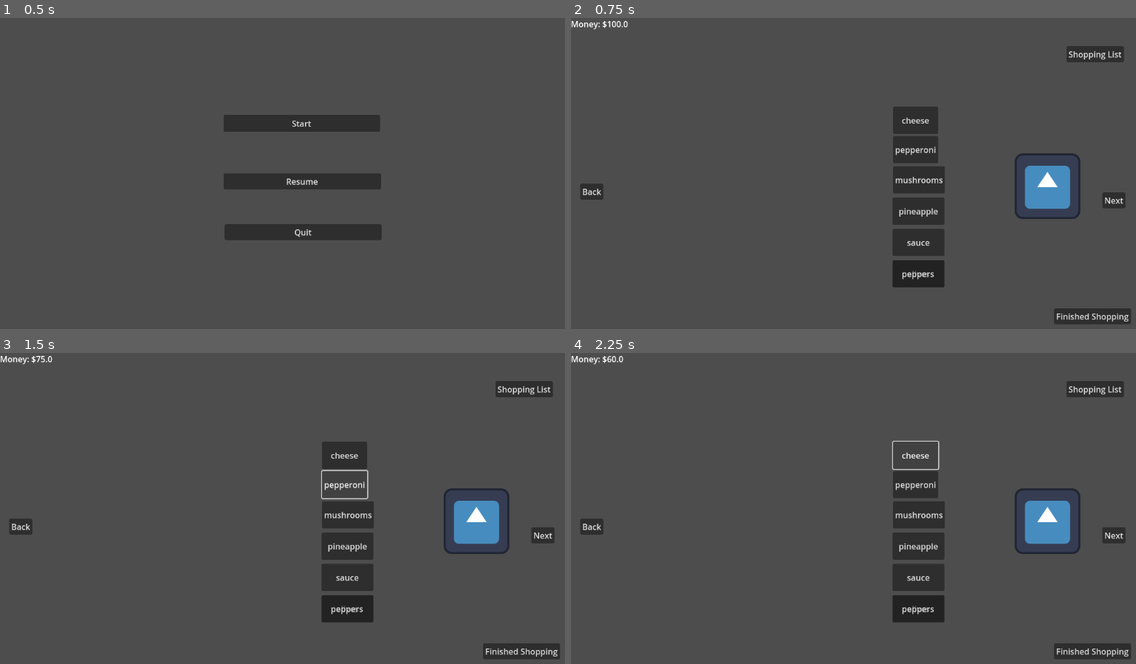
Above: before the commit, frames 1-4 (two rows, left to right).
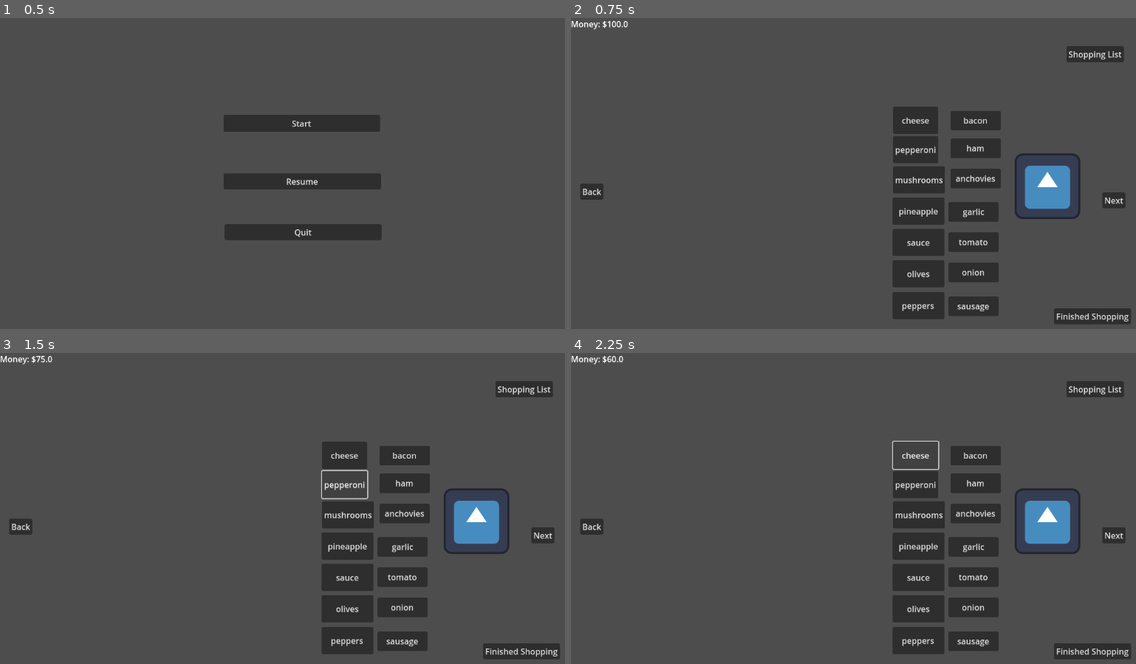
Above: after the commit, the same moments.

Repository: Leone2004/LandLockedLigersGame
Game: Godot game, scene res://Scenes/mainmenu.tscn
Two runs of this game, one before a commit and one after it. Both use one fixed random seed, a clock stepped at 60 frames per second and the inputs below. The engine's default icon, where the game draws it, is replaced by a stand-in: a white triangle on a blue panel in a dark square.
Inputs:
- Up to frame 1 (0.5 s): no input
- Up to frame 2 (0.75 s): click "Start" at 0.5 s
- Up to frame 3 (1.5 s): click "pepperoni" at 1.25 s
- Up to frame 4 (2.25 s): click "cheese" at 2 s

Frame 1 is identical in both runs. In frame 2, 4.5% of the frame differs, in the area x 56-77%, y 29-97%; in frame 3, 4.5%; in frame 4, 4.5%.

Commit message:
made all toppings w/ prices

Diff:
--- a/cookingupsuccessgame/Scenes/GroceryStore.tscn
+++ b/cookingupsuccessgame/Scenes/GroceryStore.tscn
@@ -101,10 +101,67 @@
 [node name="peppers" type="Button" parent="Control"]
 layout_mode = 0
 offset_left = 51.0
-offset_top = 148.0
-offset_right = 152.0
-offset_bottom = 201.0
+offset_top = 210.0
+offset_right = 152.0
+offset_bottom = 263.0
 text = "peppers"
+
+[node name="bacon" type="Button" parent="Control"]
+layout_mode = 0
+offset_left = 164.0
+offset_top = -143.0
+offset_right = 262.0
+offset_bottom = -105.0
+text = "bacon
+"
+
+[node name="ham" type="Button" parent="Control"]
+layout_mode = 0
+offset_left = 164.0
+offset_top = -89.0
+offset_right = 262.0
+offset_bottom = -51.0
+text = "ham"
+
+[node name="anchovies" type="Button" parent="Control"]
+layout_mode = 0
+offset_left = 164.0
+offset_top = -30.0
+offset_right = 262.0
+offset_bottom = 8.0
+text = "anchovies"
+
+[node name="garlic" type="Button" parent="Control"]
+layout_mode = 0
+offset_left = 160.0
+offset_top = 35.0
+offset_right = 258.0
+offset_bottom = 73.0
+text = "garlic"
+
+[node name="tomato" type="Button" parent="Control"]
+layout_mode = 0
+offset_left = 160.0
+offset_top = 94.0
+offset_right = 258.0
+offset_bottom = 132.0
+text = "tomato"
+
+[node name="onion" type="Button" parent="Control"]
+layout_mode = 0
+offset_left = 160.0
+offset_top = 153.0
+offset_right = 258.0
+offset_bottom = 191.0
+text = "onion"
+
+[node name="sausage" type="Button" parent="Control"]
+layout_mode = 0
+offset_left = 160.0
+offset_top = 219.0
+offset_right = 258.0
+offset_bottom = 257.0
+text = "sausage"
 
 [node name="Camera2D" type="Camera2D" parent="."]
 
@@ -133,4 +190,11 @@
 [connection signal="pressed" from="Control/pineapple" to="Control" method="_on_food_pressed" binds= [3, 15.0]]
 [connection signal="pressed" from="Control/sauce" to="Control" method="_on_food_pressed" binds= [4, 15.0]]
 [connection signal="pressed" from="Control/olives" to="Control" method="_on_food_pressed" binds= [5, 15.0]]
-[connection signal="pressed" from="Control/peppers" to="Control" method="_on_food_pressed" binds= [5, 15.0]]
+[connection signal="pressed" from="Control/peppers" to="Control" method="_on_food_pressed" binds= [6, 15.0]]
+[connection signal="pressed" from="Control/bacon" to="Control" method="_on_food_pressed" binds= [7, 15.0]]
+[connection signal="pressed" from="Control/ham" to="Control" method="_on_food_pressed" binds= [8, 10.0]]
+[connection signal="pressed" from="Control/anchovies" to="Control" method="_on_food_pressed" binds= [9, 5.0]]
+[connection signal="pressed" from="Control/garlic" to="Control" method="_on_food_pressed" binds= [10, 7.0]]
+[connection signal="pressed" from="Control/tomato" to="Control" method="_on_food_pressed" binds= [11, 13.0]]
+[connection signal="pressed" from="Control/onion" to="Control" method="_on_food_pressed" binds= [11, 10.0]]
+[connection signal="pressed" from="Control/sausage" to="Control" method="_on_food_pressed" binds= [12, 12.0]]
--- a/cookingupsuccessgame/Scripts/global.gd
+++ b/cookingupsuccessgame/Scripts/global.gd
@@ -3,5 +3,5 @@
 var money : float = 100.00
 
 # Suggested New Variable System
-var ingredients = [0,0,0,0,0]
-var food = ["pepperoni", "cheese", "mushrooms", "sauce","olives", "peppers"]
+var ingredients = [0,0,0,0,0,0,0,0,0,0,0,0,0]
+var food = ["pepperoni", "cheese", "mushrooms", "sauce", "olives", "peppers", "bacon", "ham", "anchovies", "garlic", "tomato", "onion", "sausage"]
